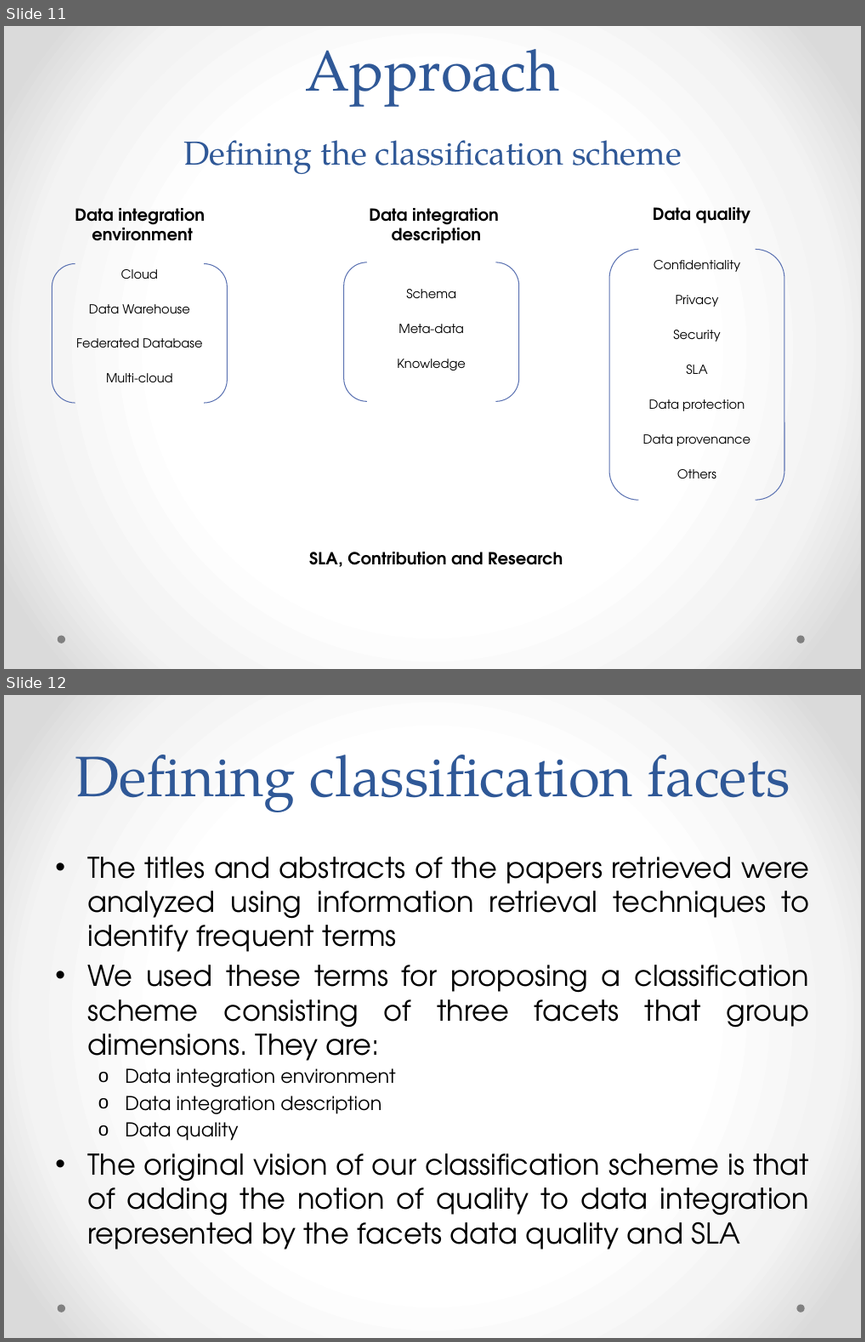
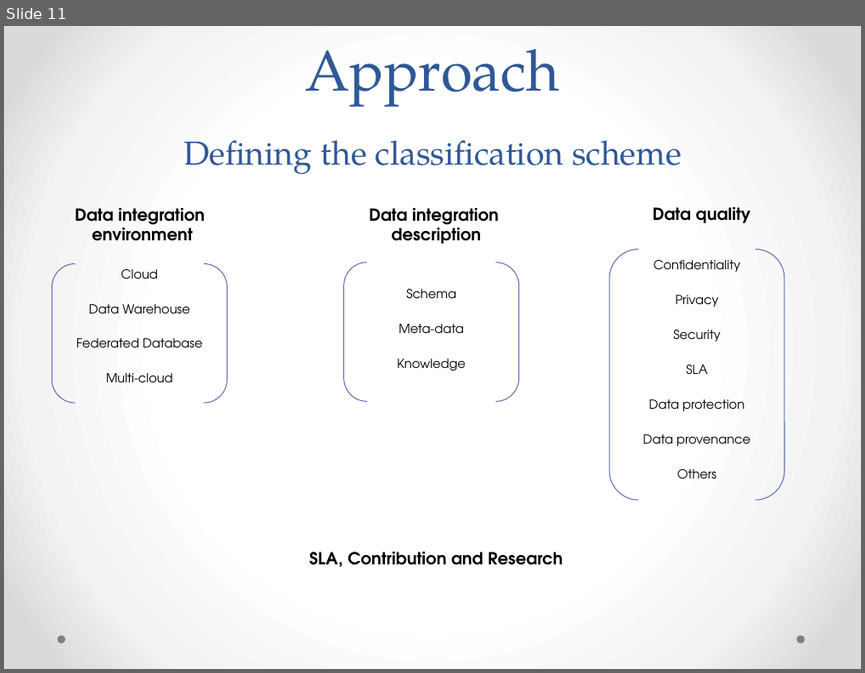
Before and after one commit to danielboni/DanielCarvalho-PhD, a slide deck: Presentations/DEXA 2015 Presentation.pptx. Shown one above the other, each under a label of ours: slides 11 and 12 before the commit, slide 11 after it. The pictures are 865x1342 and 865x673 pixels, drawn with LibreOffice and Linux fonts; fonts in the diff are those of the drawing. Boxes give left, top, right and bottom in pixels: in the first picture for what was removed or moved away, otherwise in the second. Text is boxed around its words. In the diff, an @@ line names an element or a change of style, - is before the commit and + after.

```diff
--- a/Presentations/DEXA 2015 Presentation.pptx
+++ b/Presentations/DEXA 2015 Presentation.pptx
@@ slide 12 removed at <box>4,695,861,1338</box>, background gradient #FFFFFF to #F4F4F4 to #DADADA; not listed: 2 template elements that a slide beside it also shows @@
@@ title removed at <box>75,755,790,812</box> @@
-Defining classification facets
@@ text removed at <box>87,857,810,1249</box> @@
-• The titles and abstracts of the papers retrieved were analyzed using information retrieval techniques to identify frequent terms
-• We used these terms for proposing a classification scheme consisting of three facets that group dimensions. They are:
-  o Data integration environment
-  o Data integration description
-  o Data quality
-• The original vision of our classification scheme is that of adding the notion of quality to data integration represented by the facets data quality and SLA
```
Also in this commit, not shown: 2 slides changed, 10 slides added, 3 other slides removed.
